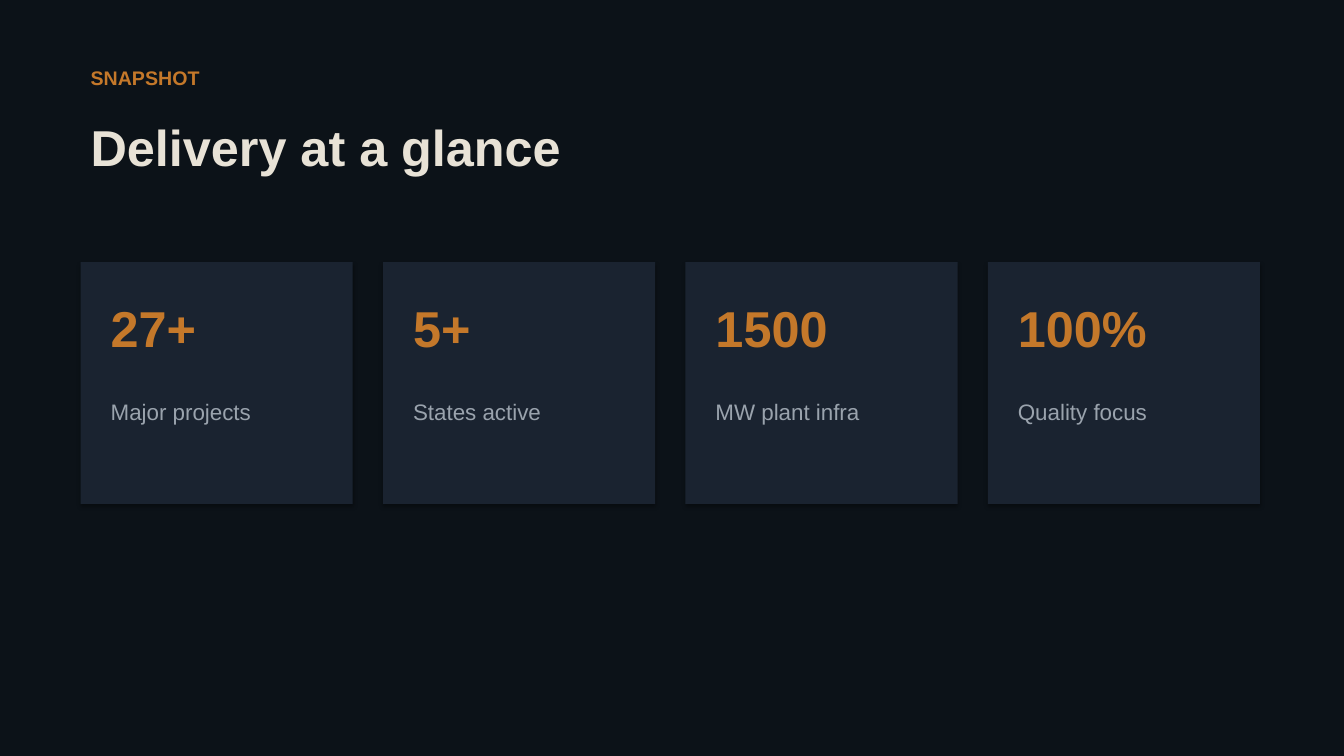
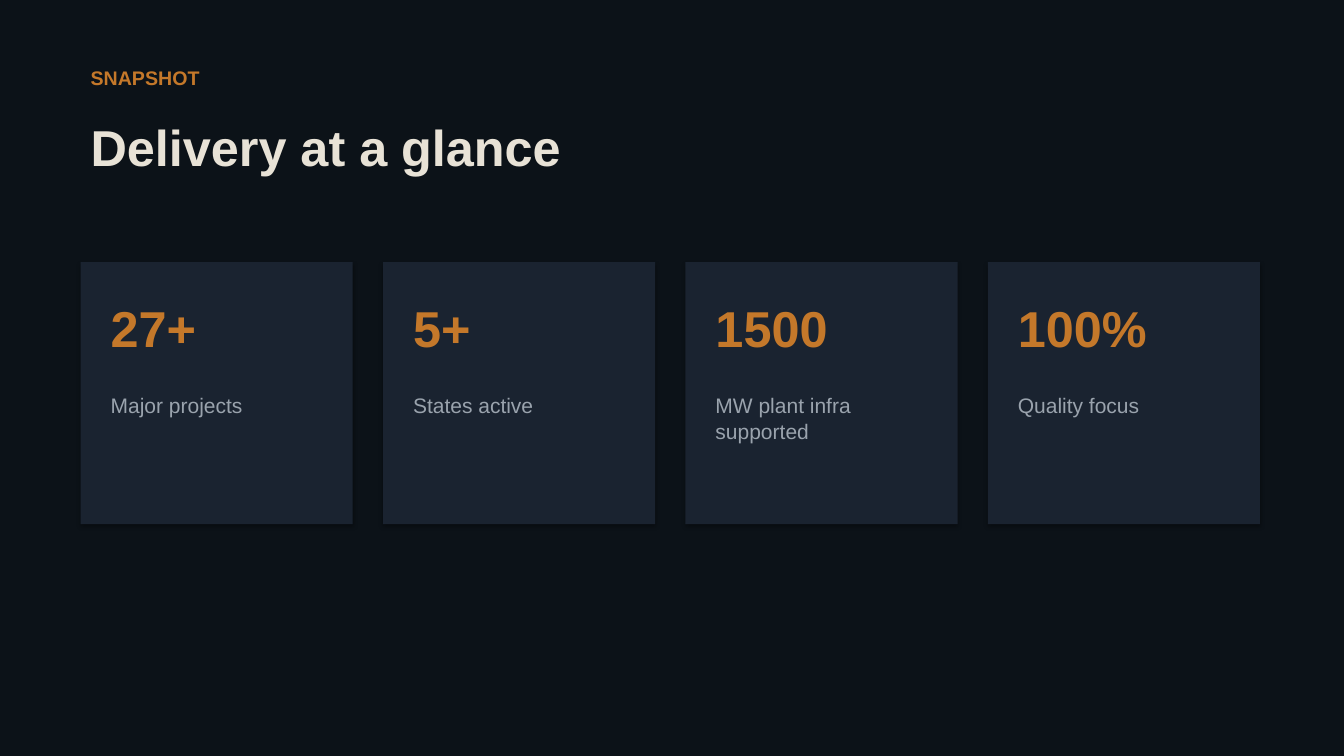
Before and after one commit to Anupamgt/baltej-infra-website, a slide deck: slide 4 of Baltej_Infra_Brief_Dossier.pptx. Drawn at 1344x756 pixels with LibreOffice and Linux fonts; fonts in the diff are those of the drawing. Boxes give left, top, right and bottom in pixels: in the first picture for what was removed or moved away, otherwise in the second. Text is boxed around its words. In the diff, an @@ line names an element or a change of style, - is before the commit and + after.

```diff
--- a/Baltej_Infra_Brief_Dossier.pptx
+++ b/Baltej_Infra_Brief_Dossier.pptx
@@ rectangle: place and size @@
-rectangle at box(81, 262, 353, 504)
+rectangle at box(81, 262, 353, 524)
@@ rectangle: place and size @@
-rectangle at box(383, 262, 655, 504)
+rectangle at box(383, 262, 655, 524)
@@ rectangle: place and size @@
-rectangle at box(686, 262, 958, 504)
+rectangle at box(686, 262, 958, 524)
@@ rectangle: place and size @@
-rectangle at box(988, 262, 1260, 504)
+rectangle at box(988, 262, 1260, 524)
@@ size 16 to 15 pt in 3 elements at box(111, 398, 242, 418), box(413, 398, 533, 413), box(1018, 398, 1139, 418) @@
@@ text at box(715, 398, 851, 418): size 16 to 15 pt in "MW plant infra" @@
@@ text at box(715, 424, 808, 443): paragraph added @@
+supported
```
Also in this commit, not shown: 1 other slide changed, 2 other files.
